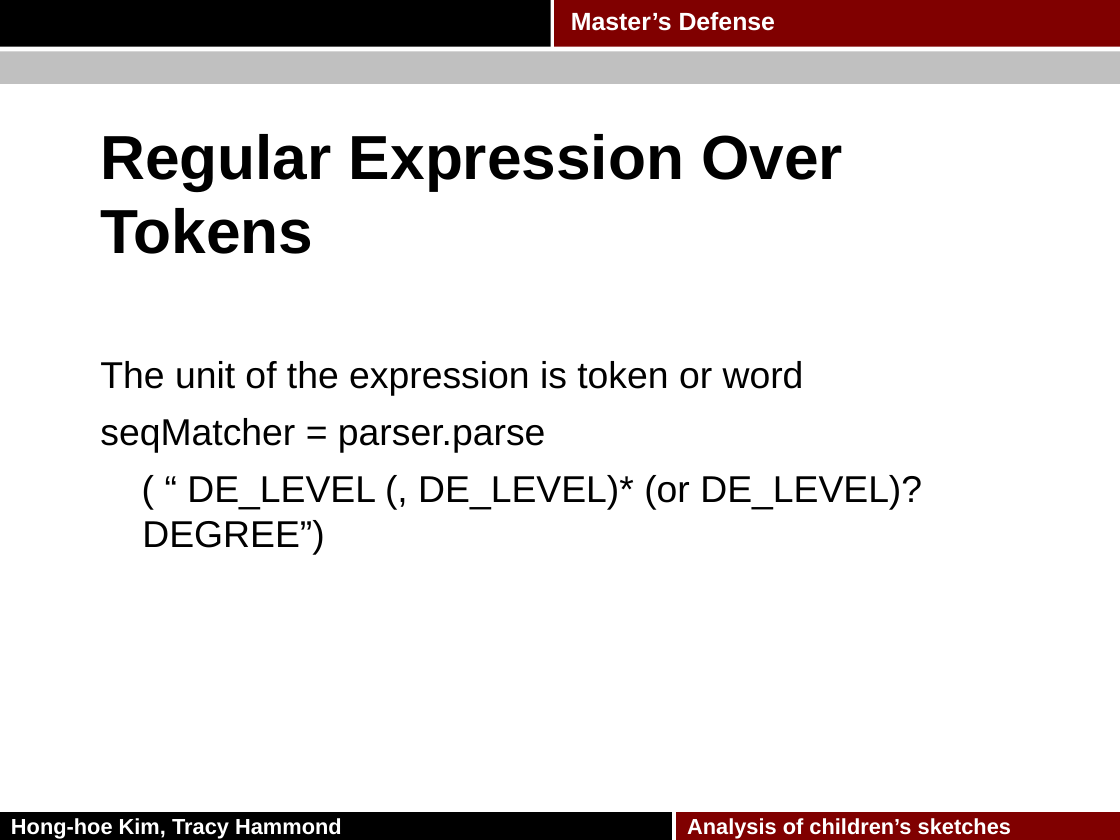
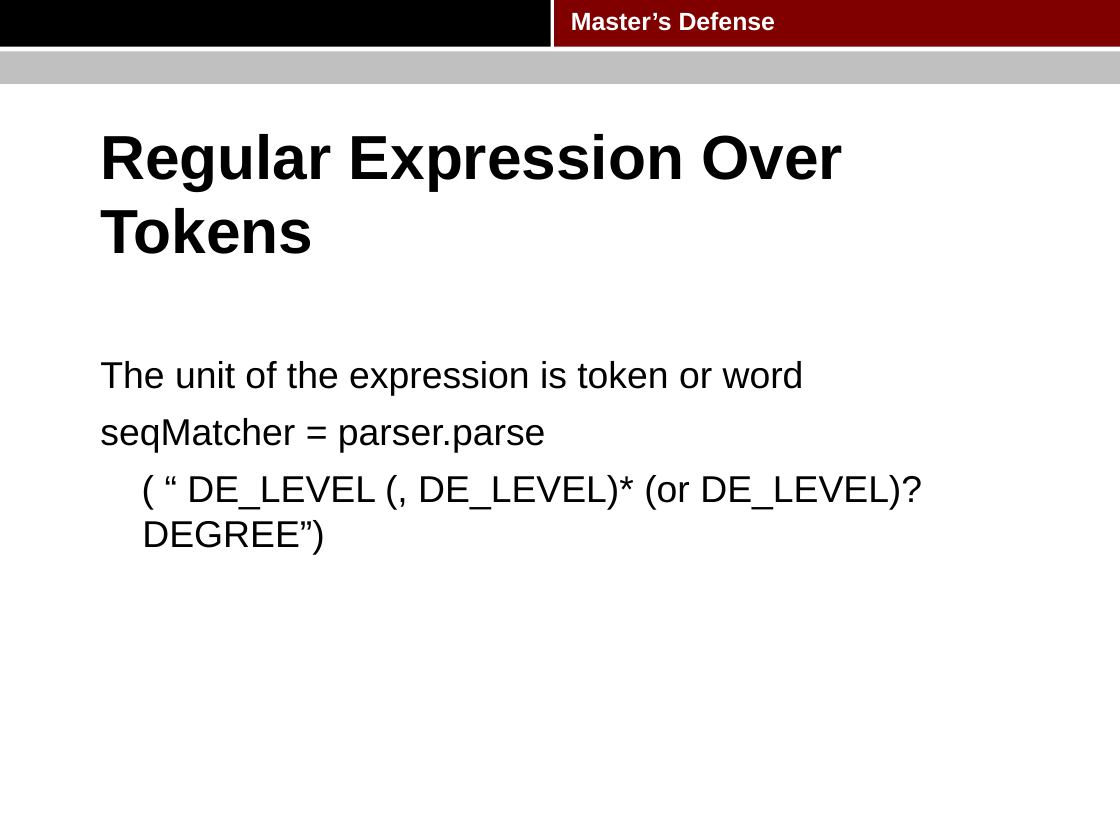
Before and after one commit to pkushiqiang/thesis, a slide deck: slide 31 of media/Master's thesis.pptx. Drawn at 1120x840 pixels with LibreOffice and Linux fonts; fonts in the diff are those of the drawing; background and template pictures are left out. Boxes give left, top, right and bottom in pixels: in the first picture for what was removed or moved away, otherwise in the second. Text is boxed around its words. In the diff, an @@ line names an element or a change of style, - is before the commit and + after.

```diff
--- a/media/Master's thesis.pptx
+++ b/media/Master's thesis.pptx
@@ rectangle removed at bbox=[0, 812, 672, 840] @@
-Hong-hoe Kim, Tracy Hammond
@@ rectangle removed at bbox=[676, 812, 1120, 840] @@
-Analysis of children’s sketches
```
Also in this commit, not shown: 68 other slides changed.
